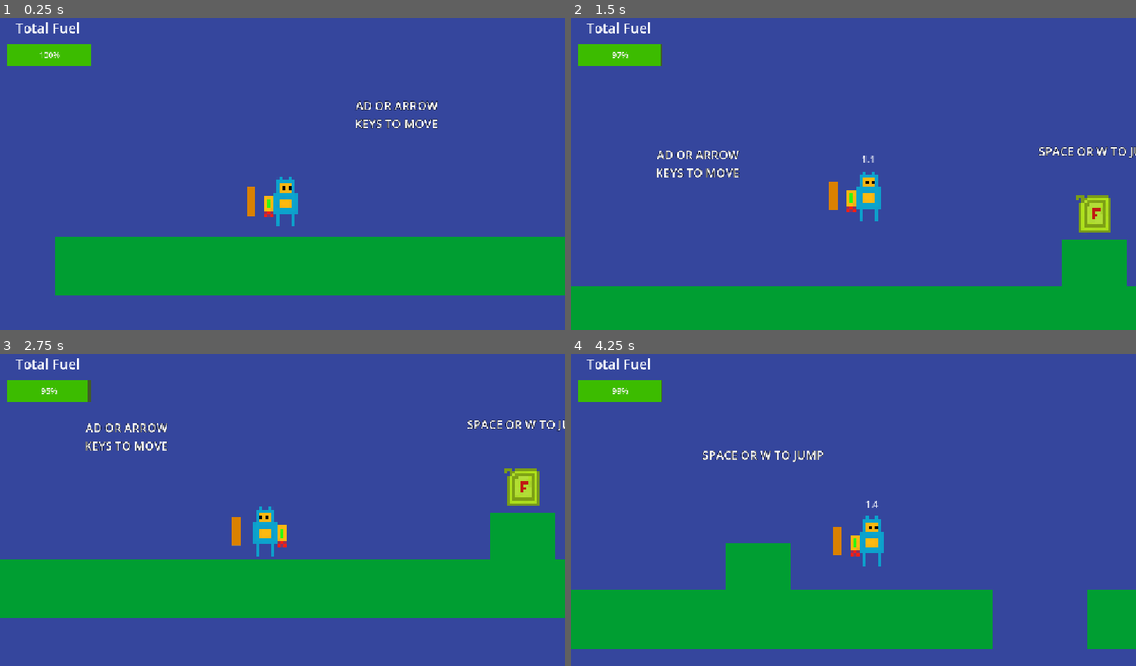
Above: before the commit, frames 1-4 (two rows, left to right).
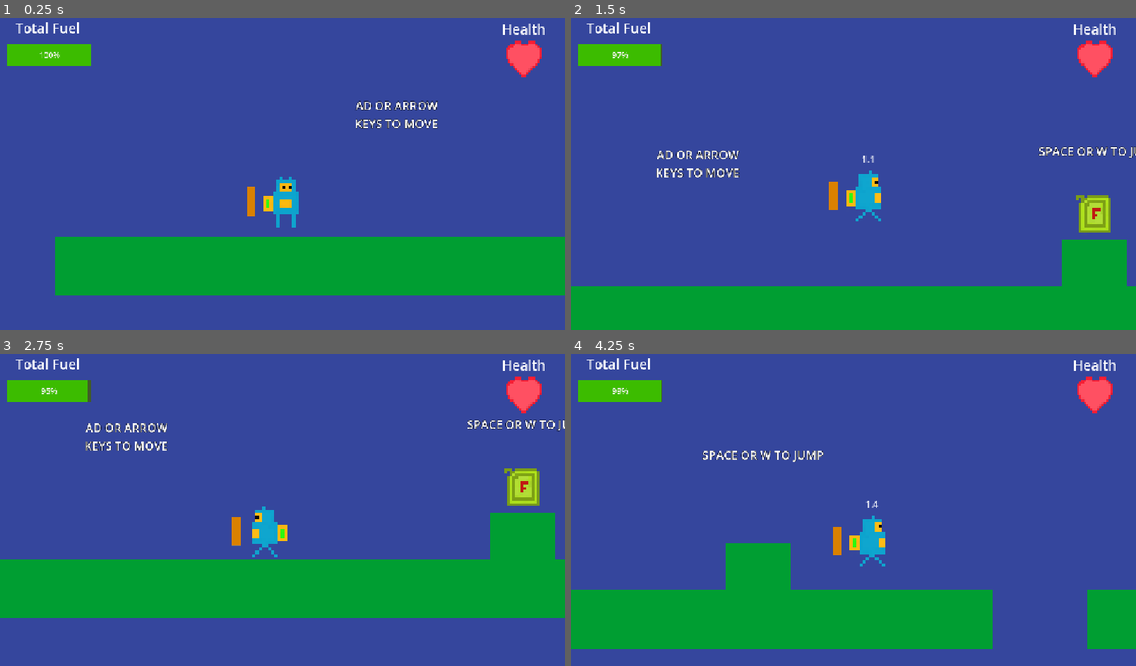
Above: after the commit, the same moments.

Repository: ChrisTheCoder27/Solo-Portfolio-Project
Game: Godot game, scene res://Scenes/main.tscn
The game is run twice, just before and just after one commit, with the same random seed, the same clock (stepped at 60 frames per second) and the same inputs.
Inputs (mouse positions are in pixels of both pictures, inside the frame that each line leads up to):
- Up to frame 1 (0.25 s): no input
- Up to frame 2 (1.5 s): tap Enter at 0.5, 1.25 s; move the mouse to (977, 155) at 0.52 s; hold D (move_right) from 0.53 s (still down); tap Shift (dash) at 0.6 s; tap Space (jump) at 0.77 s; move the mouse to (740, 186) at 1.27 s; click (740, 186) at 1.35 s
- Up to frame 3 (2.75 s): tap Space (jump) at 1.52 s; tap Enter at 2 s; move the mouse to (339, 438) at 2.02 s; release D (move_right) at 2.03 s; hold A (move_left) from 2.03 s (still down); tap Shift (dash) at 2.1 s
- Up to frame 4 (4.25 s): tap Enter at 2.75, 3.5 s; move the mouse to (825, 569) at 2.77 s; release A (move_left) at 2.78 s; hold D (move_right) from 2.78 s (still down); click (825, 569) at 2.85 s; tap Space (jump) at 3.02, 3.77 s; move the mouse to (1023, 553) at 3.52 s; tap Shift (dash) at 3.6 s

The runs differ from the first frame. In frame 1, 0.7% of the frame differs, in the area x 46-97%, y 1-68%; in frame 2, 1.0%; in frame 3, 1.0%; in frame 4, 1.0%, in the area x 49-97%, y 1-69%.

Commit message:
Added some sprites and a health bar
Sprites added include a heart sprite for the health bar and a player walking sprite

Diff:
--- a/Scenes/player.tscn
+++ b/Scenes/player.tscn
@@ -1,7 +1,8 @@
 [gd_scene format=3 uid="uid://bm1wyidq40kgi"]
 
 [ext_resource type="Script" uid="uid://dvnhplfggpwyv" path="res://Scripts/player.gd" id="1_cvnsp"]
-[ext_resource type="Texture2D" uid="uid://bkcnwwnxx7nhc" path="res://Sprites/Rocket_Man_Idle.png" id="2_cvnsp"]
+[ext_resource type="Texture2D" uid="uid://pb5q01dhf3h1" path="res://Sprites/Rocket_Man_Idle.png" id="2_cvnsp"]
+[ext_resource type="Texture2D" uid="uid://bup6xys3pobku" path="res://Sprites/Rocket_Man_Walking.png" id="3_6t5aa"]
 
 [sub_resource type="RectangleShape2D" id="RectangleShape2D_pi6nn"]
 size = Vector2(52, 70.66667)
@@ -16,6 +17,8 @@
 scale = Vector2(1.5, 1.5)
 script = ExtResource("1_cvnsp")
 hover_time = 2.5
+idle_sprite = ExtResource("2_cvnsp")
+walk_sprite = ExtResource("3_6t5aa")
 metadata/_edit_group_ = true
 
 [node name="CollisionShape2D" type="CollisionShape2D" parent="." unique_id=894563353]
@@ -23,7 +26,7 @@
 shape = SubResource("RectangleShape2D_pi6nn")
 
 [node name="Sprite2D" type="Sprite2D" parent="." unique_id=1296851483]
-scale = Vector2(4.25, 4.2499995)
+scale = Vector2(4.3333335, 4.3333335)
 texture = ExtResource("2_cvnsp")
 
 [node name="Camera2D" type="Camera2D" parent="." unique_id=1748791378]
--- a/Scenes/player_ui.tscn
+++ b/Scenes/player_ui.tscn
@@ -1,6 +1,7 @@
 [gd_scene format=3 uid="uid://cq3epjyo01sp7"]
 
 [ext_resource type="Script" uid="uid://b17ygdgythmbs" path="res://Scripts/player_ui.gd" id="1_ohrjl"]
+[ext_resource type="Texture2D" uid="uid://4mrb8h78lr36" path="res://Sprites/Health_Heart.png" id="2_dxtgh"]
 
 [sub_resource type="StyleBoxFlat" id="StyleBoxFlat_pi6nn"]
 bg_color = Color(0.25368226, 0.3624642, 0.15828466, 1)
@@ -38,3 +39,36 @@
 theme_override_styles/background = SubResource("StyleBoxFlat_pi6nn")
 theme_override_styles/fill = SubResource("StyleBoxFlat_gj143")
 value = 70.0
+
+[node name="HealthText" type="Label" parent="." unique_id=1501727718]
+layout_mode = 1
+anchors_preset = 1
+anchor_left = 1.0
+anchor_right = 1.0
+offset_left = -153.0
+offset_top = 13.0
+offset_right = -15.0
+offset_bottom = 57.0
+grow_horizontal = 0
+theme_override_font_sizes/font_size = 28
+text = "Health"
+horizontal_alignment = 1
+vertical_alignment = 1
+
+[node name="HealthBar" type="TextureProgressBar" parent="." unique_id=303300188]
+layout_mode = 1
+anchors_preset = 1
+anchor_left = 1.0
+anchor_right = 1.0
+offset_left = -120.0
+offset_top = 59.0
+offset_right = -104.0
+offset_bottom = 75.0
+grow_horizontal = 0
+scale = Vector2(4.535, 4.535)
+max_value = 10.0
+value = 8.0
+fill_mode = 3
+texture_under = ExtResource("2_dxtgh")
+texture_progress = ExtResource("2_dxtgh")
+tint_under = Color(0.23633423, 0.23633423, 0.2363342, 1)
--- a/Scenes/start_menu.tscn
+++ b/Scenes/start_menu.tscn
@@ -13,6 +13,12 @@
 offset_bottom = 648.0
 color = Color(0.38420412, 0.44219908, 1, 1)
 
+[node name="TextureRect" type="TextureRect" parent="." unique_id=796564029]
+layout_mode = 0
+offset_right = 1156.0
+offset_bottom = 648.0
+stretch_mode = 5
+
 [node name="Title" type="Label" parent="." unique_id=1372147813]
 layout_mode = 0
 offset_left = 283.0
@@ -20,7 +26,7 @@
 offset_right = 839.0
 offset_bottom = 218.0
 theme_override_font_sizes/font_size = 56
-text = "Placeholder Title"
+text = "Jetpack Jimmy"
 horizontal_alignment = 1
 vertical_alignment = 1
 
--- a/Scripts/player.gd
+++ b/Scripts/player.gd
@@ -13,6 +13,10 @@
 var can_dash : bool = true
 var prev_direction : int = 1
 var is_hovering : bool = false
+
+# Sprite variables
+@export var idle_sprite : Texture2D
+@export var walk_sprite : Texture2D
 
 func _ready() -> void:
 	normal_speed = speed
@@ -47,6 +51,7 @@
 			velocity.x = direction * dash_velocity
 		else:
 			velocity.x = direction * speed
+			$Sprite2D.texture = walk_sprite
 
 		# Flips the player sprite depending on the direction they're facing
 		if direction >= 0:
@@ -60,6 +65,7 @@
 			velocity.x = prev_direction * dash_velocity
 		else:
 			velocity.x = move_toward(velocity.x, 0, speed)
+			$Sprite2D.texture = idle_sprite
 
 	# Handle dash
 	if Input.is_action_just_pressed("dash") and can_dash:
@@ -76,6 +82,9 @@
 		hover_time -= delta
 		$HoverBar.value = hover_time
 		is_hovering = true
+	else:
+		speed = normal_speed
+
 	if Input.is_action_just_released("hover"):
 		speed = normal_speed
 		is_hovering = false
--- a/Scripts/player_ui.gd
+++ b/Scripts/player_ui.gd
@@ -4,16 +4,29 @@
 @export var max_fuel : float = 100.0
 var current_fuel : float
 @export var drain_rate : float = 2.5
+@export var fuel_increase : float = 20.0
+
+# Health variables
+@export var max_health : float = 10.0
+var current_health : float
 
 func _ready() -> void:
 	current_fuel = max_fuel
+	current_health = max_health
 
 func _process(delta: float) -> void:
 	$FuelBar.value = current_fuel
+	$HealthBar.value = current_health
+
 	if current_fuel > 0.0:
 		current_fuel -= delta * drain_rate
+	else:
+		print("Out of fuel!")
+
+	if current_health <= 0:
+		get_tree().reload_current_scene.call_deferred()
 
 func increase_fuel() -> void:
-	current_fuel += 20.0
+	current_fuel += fuel_increase
 	if current_fuel > max_fuel:
 		current_fuel = max_fuel
Binary file added: Sprites/Health_Heart.png
Not shown, added: Sprites/Health_Heart.png.import
Binary file changed: Sprites/Rocket_Man_Idle.png
Not shown, changed: Sprites/Rocket_Man_Idle.png.import
Binary file added: Sprites/Rocket_Man_Walking.png
Not shown, added: Sprites/Rocket_Man_Walking.png.import
